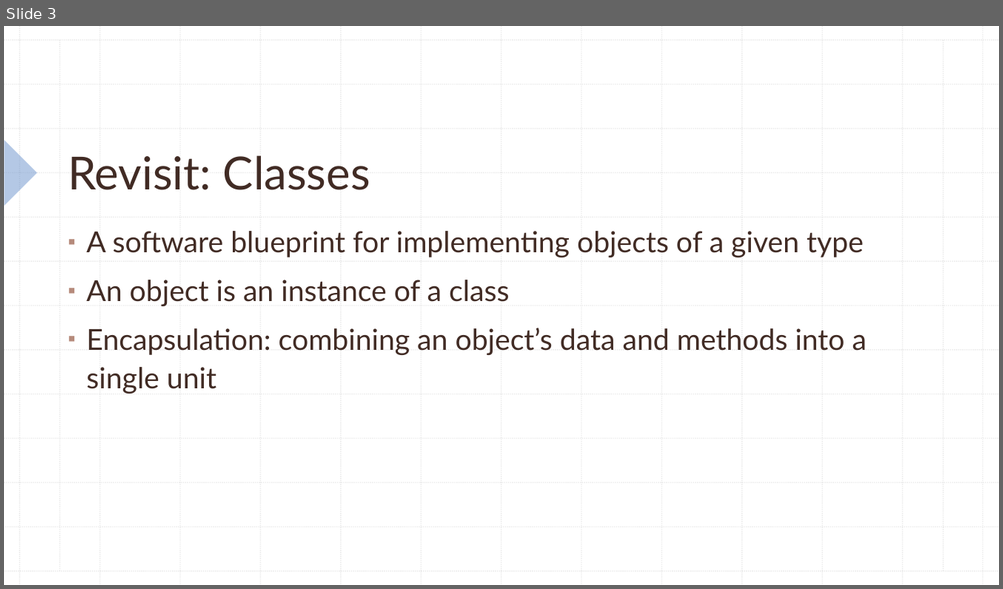
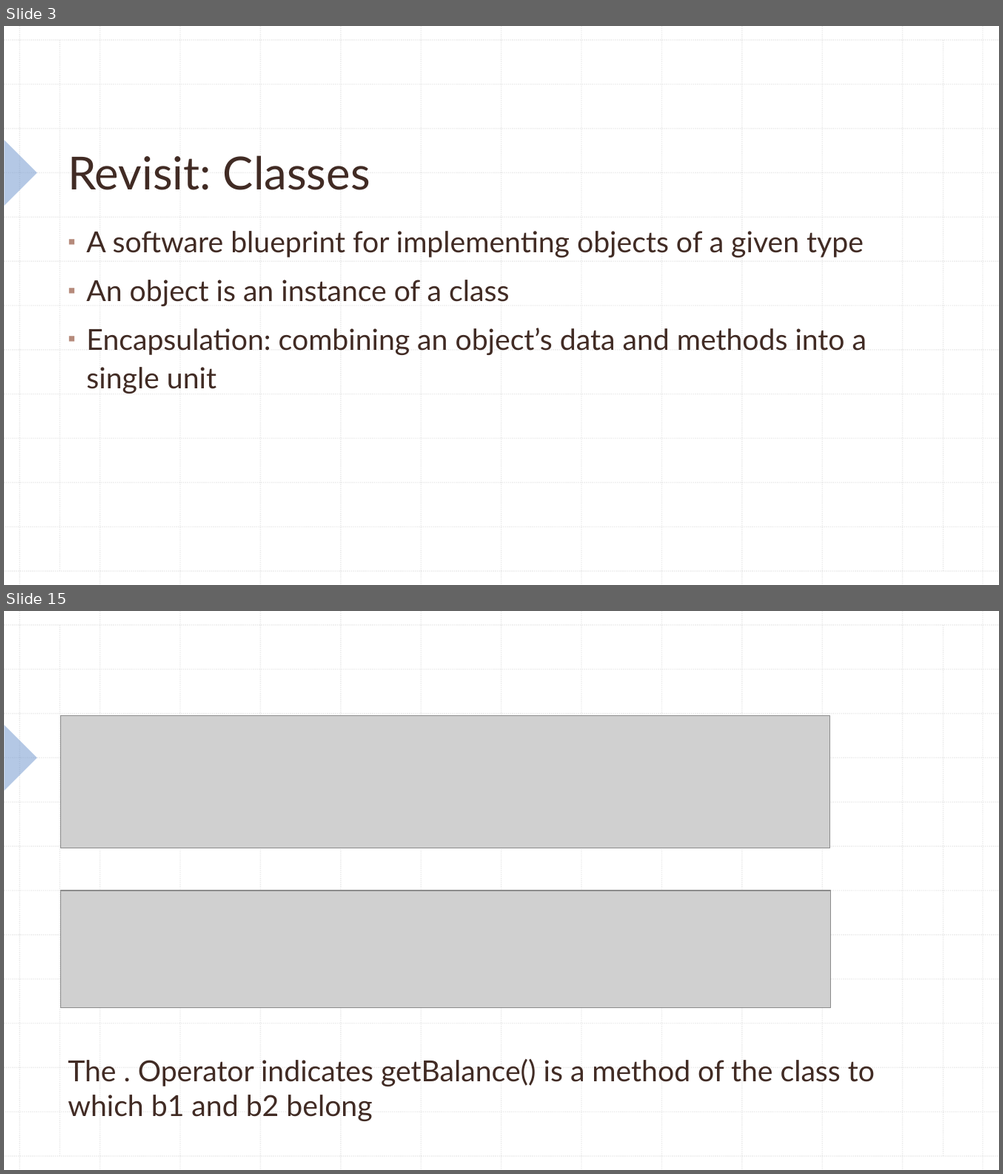
Before and after one commit to KarinaSang/Teaching, a slide deck: AP Java/Week3/Week3.pptx. Shown one above the other, each under a label of ours: slide 3 before the commit, slides 3 and 15 after it; the slides between them are not shown. The pictures are 1003x589 and 1003x1174 pixels, drawn with LibreOffice and Linux fonts; fonts in the diff are those of the drawing; grey boxes stand for pictures. Boxes give left, top, right and bottom in pixels: in the first picture for what was removed or moved away, otherwise in the second. Text is boxed around its words. In the diff, an @@ line names an element or a change of style, - is before the commit and + after.

```diff
--- a/AP Java/Week3/Week3.pptx
+++ b/AP Java/Week3/Week3.pptx
@@ slide 15 added at [4, 611, 999, 1170], background #FFFFFF; not listed: 29 template elements that a slide beside it also shows @@
@@ picture added at [61, 715, 830, 849] @@
@@ picture added at [61, 891, 831, 1008] @@
@@ title added at [68, 1059, 874, 1122], 28 pt, text #412B24 @@
+The . Operator indicates getBalance() is a method of the class to which b1 and b2 belong
```
Also in this commit, not shown: 27 other slides added, 6 other files.
